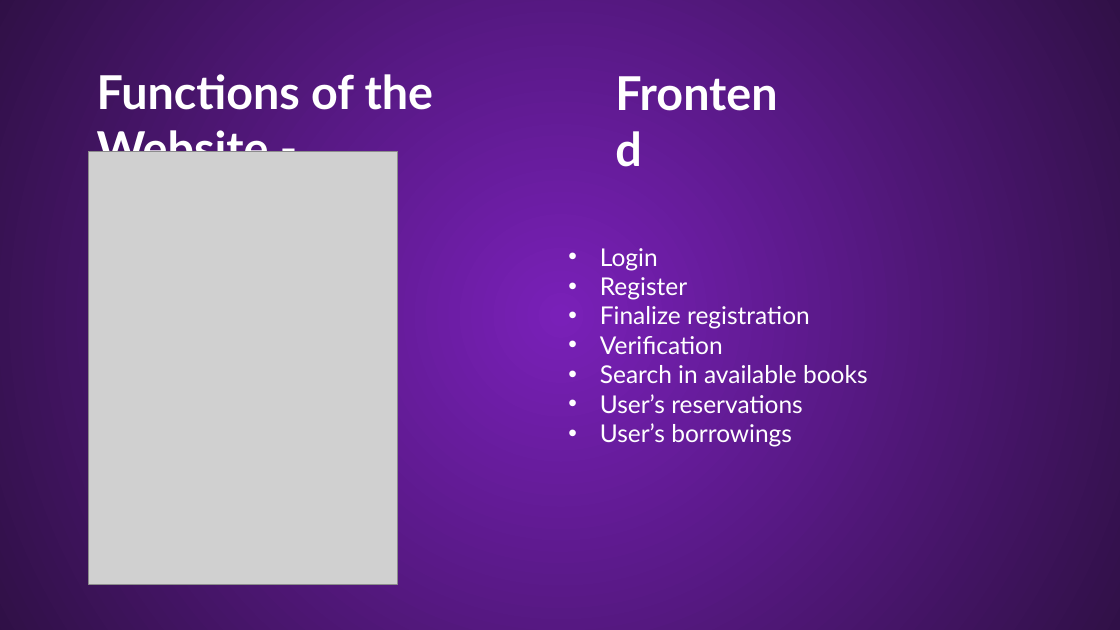
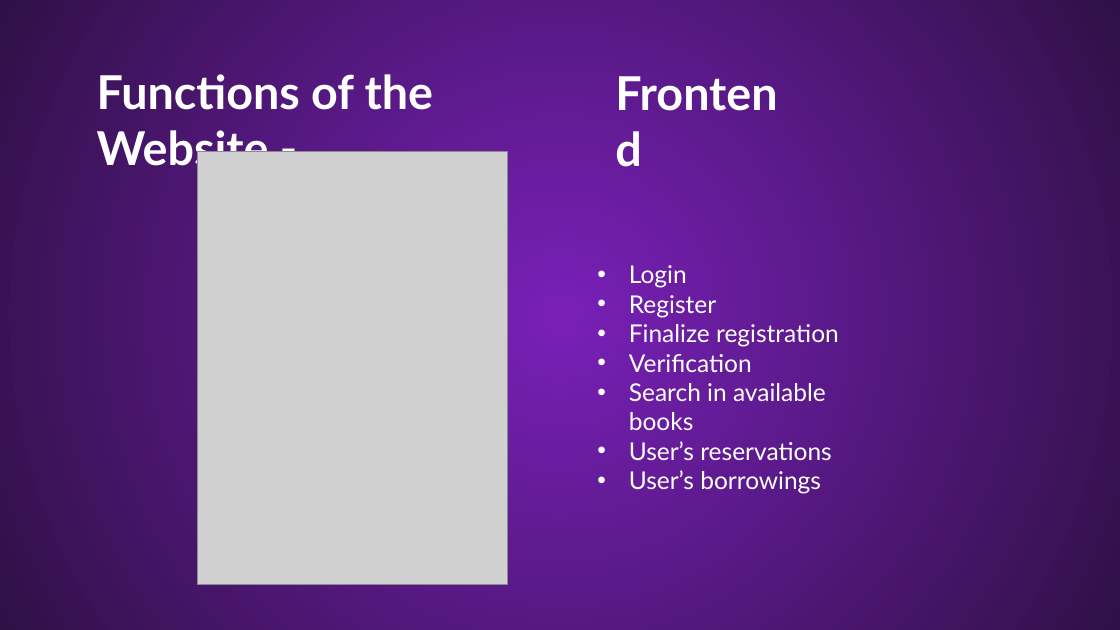
Before and after one commit to Palacsinta002/LMS, a slide deck: slide 15 of Presentation/LMS Presentation.pptx. Drawn at 1120x630 pixels with LibreOffice and Linux fonts; fonts in the diff are those of the drawing; grey boxes stand for pictures; background and template pictures are left out. Boxes give left, top, right and bottom in pixels: in the first picture for what was removed or moved away, otherwise in the second. Text is boxed around its words. In the diff, an @@ line names an element or a change of style, - is before the commit and + after.

```diff
--- a/Presentation/LMS Presentation.pptx
+++ b/Presentation/LMS Presentation.pptx
@@ picture: place and size @@
-picture at (88,152,397,585)
+picture at (197,152,507,585)
@@ text "Login" rewrapped from (600,248,868,447) to (629,265,839,490) @@
```
Also in this commit, not shown: 6 other slides changed, 5 slides added, 1 slide removed.
